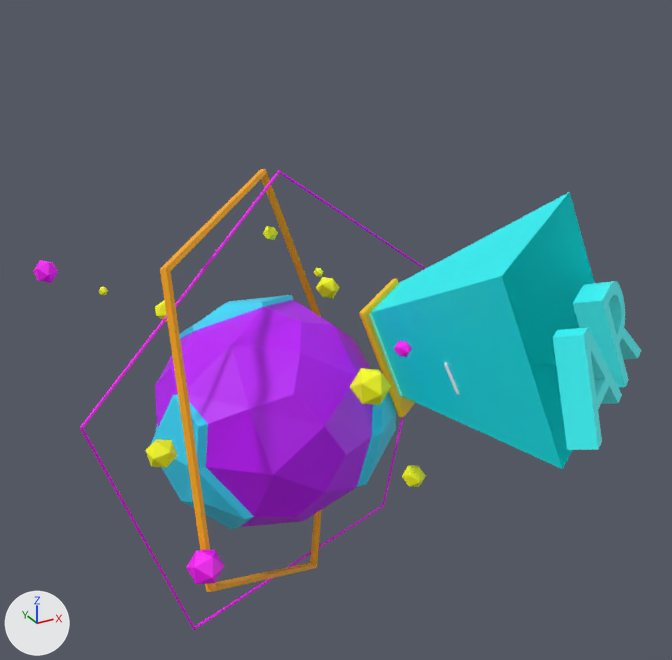
A saved change to the FBX model static/models/fbx/planet_AR.fbx.
One viewpoint serves both versions: a 50 mm lens placed at (-0.222, -0.516, 0.297), pointed at (0.067, 0.01, 0.034). The lights are fixed; the arrows at lower left show +X, +Y and +Z. Where no turn or scale is listed for an object, it has been applied to the vertices. Vertices at the same position are counted once.

Names of what the first picture shows: 'AR', 'anillo_3', 'anillo_4', 'pCube10', 'pCube4', 'pCube5', 'pCube9', 'pPlatonic1', 'pPlatonic10', 'pPlatonic12', 'pPlatonic13', 'pPlatonic4', 'pPlatonic5', 'pPlatonic6', 'pPlatonic7', 'pPlatonic8'.
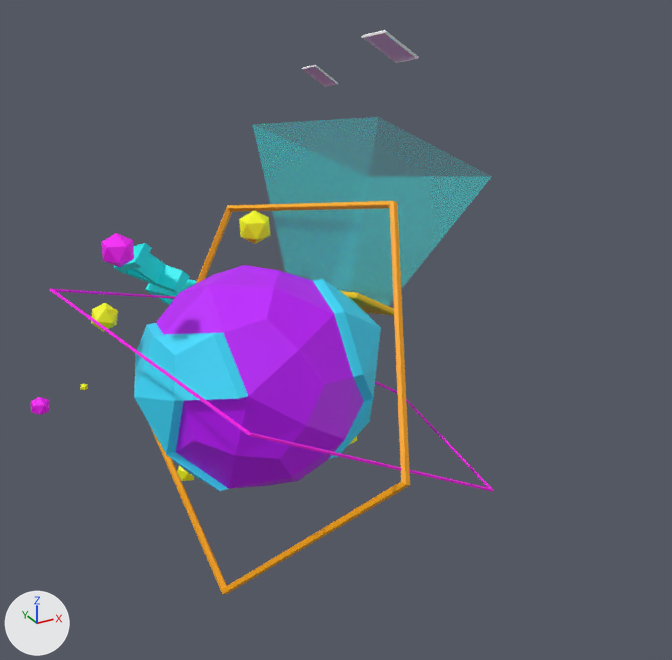
Commit message: fix planet

ob_group1 is not drawn itself; it is the parent of ob_pcube9.

Where the newer file only moved an object's origin or applied its transform, the numbers keep the older frame.

Changed parts and their boxes [x1, y1, x2, y2] in the pictures (672 x 660 px):
'pCube9', surface changed, reshaped, moved, turned
    before: [371, 192, 595, 469]
    after: [253, 117, 492, 306]
'pPlatonic1', mesh turned
    before: [151, 295, 396, 530]
    after: [134, 265, 381, 491]
'anillo_3', reshaped (61% wider, 7% shorter)
    before: [160, 169, 321, 592]
    after: [150, 201, 410, 594]
'AR', recoloured, surface changed, reshaped
    before: [553, 281, 641, 450]
    after: [113, 243, 197, 305]
'anillo_4', reshaped (28% wider, 56% shorter)
    before: [80, 170, 426, 630]
    after: [50, 289, 494, 492]
'pPlatonic12', mesh turned
    before: [350, 368, 391, 405]
    after: [239, 210, 270, 244]
'pCube4', recoloured, mesh turned
    before: [360, 278, 415, 418]
    after: [340, 291, 394, 316]
'pPlatonic5', mesh turned
    before: [186, 550, 225, 584]
    after: [102, 233, 134, 267]
'pPlatonic6', mesh turned
    before: [145, 439, 178, 468]
    after: [91, 303, 118, 332]
'pCube10', mesh turned
    before: [444, 362, 459, 395]
    after: [361, 30, 419, 63]
'pPlatonic13', mesh turned
    before: [33, 260, 58, 283]
    after: [31, 397, 49, 415]
'pPlatonic4', deleted
    before: [402, 465, 426, 487]
'pPlatonic8', mesh turned
    before: [155, 301, 167, 322]
    after: [177, 466, 194, 481]
'pCube5', recoloured, mesh turned (not visible afterwards)
    before: [369, 313, 402, 397]
'pPlatonic7', deleted
    before: [394, 341, 412, 357]
'pPlatonic10', deleted
    before: [263, 226, 278, 240]

The change, as a list of edits to the scene's bpy script:
```text
Change mat_lambert8:
    mat_lambert8.alpha: 1.0 -> 0.214
Change mat_lambert7:
    remove mat_lambert7.emission_color = (0.116, 0.116, 0.116)  # dark grey #606060
Change mat_detalles:
    remove mat_detalles.emission_color = (0.0325, 0.0325, 0.0325)  # black #333333
    remove mat_detalles.emission_strength = 1.0
Change me_mesh_008:
    where me_mesh_008.from_pydata(...)  # 8 vertices, 5 faces; spans x 11.3..25.9, y 6.0..19.6, z 10.4..25.9
    used by ob_pcube9; parent = ob_group1; location = (-5.255, -4.946, -7.889)
    me_mesh_008 part 7
    me_mesh_008.vertices[0].co: (16.5, 6.7, 11.5) -> (11.1, 1.7, 3.6)
    me_mesh_008.vertices[1].co: (13.1, 6.0, 13.7) -> (7.8, 1.1, 5.8)
    me_mesh_008.vertices[2].co: (14.7, 12.5, 10.4) -> (9.3, 7.6, 2.5)
    me_mesh_008.vertices[3].co: (11.3, 11.8, 12.5) -> (6.0, 6.9, 4.6)
    me_mesh_008.vertices[4].co: (22.3, 19.6, 17.8) -> (17.7, 15.3, 9.9)  # pixel (569, 191) -> not seen
    me_mesh_008.vertices[5].co: (12.6, 17.7, 23.6) -> (6.2, 13.0, 15.8)  # pixel (501, 276) -> pixel (252, 124)
    me_mesh_008.vertices[6].co: (25.9, 8.0, 20.0) -> (21.3, 3.1, 12.1)  # not seen -> pixel (492, 176)
    me_mesh_008.vertices[7].co: (16.2, 6.1, 25.9) -> (9.8, 0.8, 18.0)  # pixel (562, 469) -> pixel (378, 116)
Change me_mesh_015:
    where me_mesh_015.from_pydata(...)  # 25 vertices, 25 faces; spans x -0.148..0.145, y -0.045..0.045, z -0.132..0.161
    me_mesh_015 part 3: the whole mesh is multiplied about its middle by the matrix ((0.98, -0.197, 0.0), (0.0, 0.0, 1.0), (-0.197, -0.98, 0.0)), then moved by (0.003, 0.033, 0.0)
Change me_mesh_004:
    where me_mesh_004.from_pydata(...)  # 87 vertices, 146 faces; spans x -0.083..0.084, y -0.072..0.072, z -0.075..0.078
    me_mesh_004 part 8: the whole mesh is turned -90 degrees about the x axis through its middle, then moved by (0.0, 0.019, 0.017)
Change me_mesh_001:
    where me_mesh_001.from_pydata(...)  # 12 vertices, 20 faces; spans x -0.0068..0.0068, y -0.0076..0.0076, z -0.0064..0.0064
    me_mesh_001 part 10: the whole mesh is turned -90 degrees about the x axis through its middle, then moved by (0.0, 0.0897, -0.1335)
Change me_mesh_014:
    where me_mesh_014.from_pydata(...)  # 25 vertices, 25 faces; spans x -0.089..0.106, y -0.113..0.104, z -0.149..0.126
    me_mesh_014 part 2: the whole mesh is multiplied about its middle by the matrix ((0.36, -0.932, 0.031), (-0.086, 0.0, 0.996), (-0.929, -0.362, -0.081)), then moved by (0.012, 0.017, 0.0)
Change me_mesh_002:
    where me_mesh_002.from_pydata(...)  # 12 vertices, 20 faces; spans x -0.0109..0.0109, y -0.0122..0.0122, z -0.0104..0.0104
    me_mesh_002 part 13: the whole mesh is turned -90 degrees about the x axis through its middle, then moved by (0.0, 0.1585, 0.0528)
Change me_mesh_017:
    where me_mesh_017.from_pydata(...)  # 12 vertices, 20 faces; spans x -0.0092..0.0092, y -0.0103..0.0103, z -0.0088..0.0088
    me_mesh_017 part 11: the whole mesh is turned -90 degrees about the x axis through its middle, then moved by (0.0, 0.1132, 0.1452)
Change me_mesh_006:
    where me_mesh_006.from_pydata(...)  # 12 vertices, 20 faces; spans x -0.0071..0.0066, y -0.0081..0.0075, z -0.0071..0.0079
    me_mesh_006 part 5: the whole mesh is turned -90 degrees about the x axis through its middle, then moved by (0.0, -0.0216, -0.1197)
Change me_mesh:
    where me_mesh.from_pydata(...)  # 64 vertices, 62 faces; spans x 0.1074..0.1715, y -0.1416..-0.0999, z 0.0515..0.1344
    me_mesh part 9: the whole mesh is turned -90 degrees about the x axis through its middle, then moved by (0.0, 0.0816, 0.0053)
Change me_mesh_016:
    where me_mesh_016.from_pydata(...)  # 12 vertices, 20 faces; spans x -0.0083..0.0083, y -0.008..0.008, z -0.0088..0.0088
    me_mesh_016 part 6: the whole mesh is turned -90 degrees about the x axis through its middle, then moved by (0.0, 0.0974, 0.0477)
Change me_mesh_018:
    where me_mesh_018.from_pydata(...)  # 250 vertices, 300 faces; spans x -0.04..0.0574, y -0.0417..0.0354, z -0.0392..0.0356
    me_mesh_018 part 4: the whole mesh is multiplied about its middle by the matrix ((0.981, -0.196, 0.0), (0.0, 0.0, 1.0), (-0.196, -0.981, 0.0)), then moved by (-0.1391, 0.3758, -0.0479)
Change me_mesh_012:
    where me_mesh_012.from_pydata(...)  # 8 vertices, 6 faces; spans x 0.043..0.0965, y -0.0653..-0.0318, z 0.0487..0.114
    me_mesh_012 part 12: the whole mesh is turned -90 degrees about the x axis through its middle, then moved by (0.0, 0.0876, 0.0005)
Change me_mesh_007:
    where me_mesh_007.from_pydata(...)  # 16 vertices, 18 faces; spans x -0.0204..0.0204, y -0.0136..0.0136, z -0.0143..0.0143
    me_mesh_007 part 1: the whole mesh is turned -90 degrees about the x axis through its middle, then moved by (0.0528, 0.1782, 0.1661)
Change ob_pcube9:
    ob_pcube9.location: (-5.255, -4.946, -7.889) -> (0.0, 0.0, 0.0)
Change ob_group1:
    ob_group1.rotation_euler: (1.571, 0.0, 0.0) -> (0.0, 0.0, 0.0)  # degrees (90, 0, 0) -> degrees (0, 0, 0)
Remove ob_pplatonic7:
    ob_pplatonic7 = bpy.data.objects.new('pPlatonic7', me_mesh_013)
Remove ob_pplatonic10:
    ob_pplatonic10 = bpy.data.objects.new('pPlatonic10', me_mesh_003)
Remove ob_pplatonic4:
    ob_pplatonic4 = bpy.data.objects.new('pPlatonic4', me_mesh_019)
```
